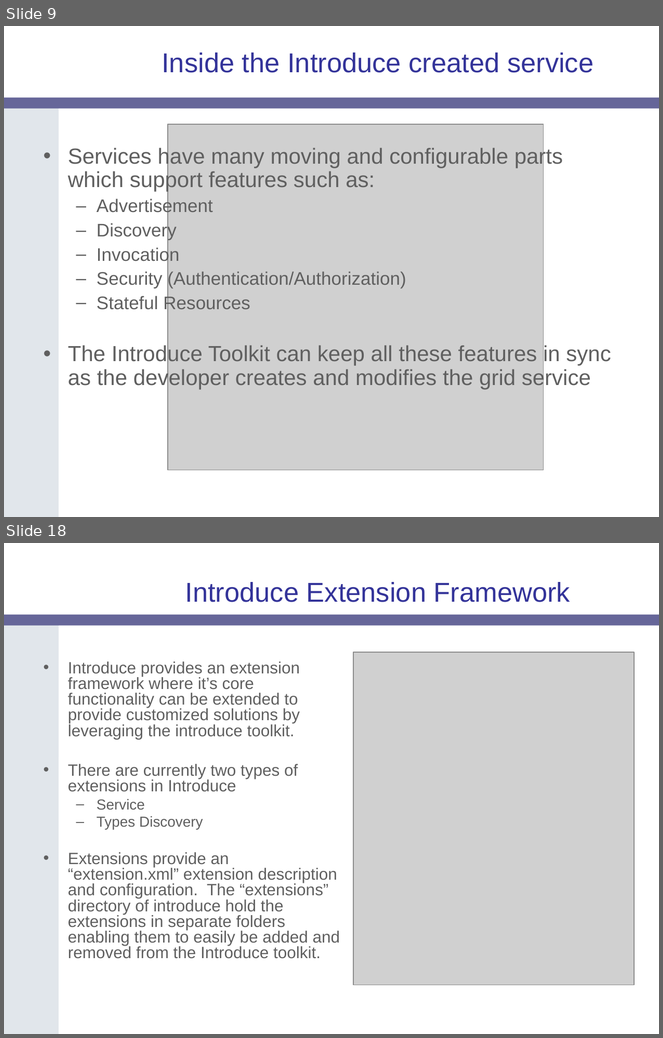
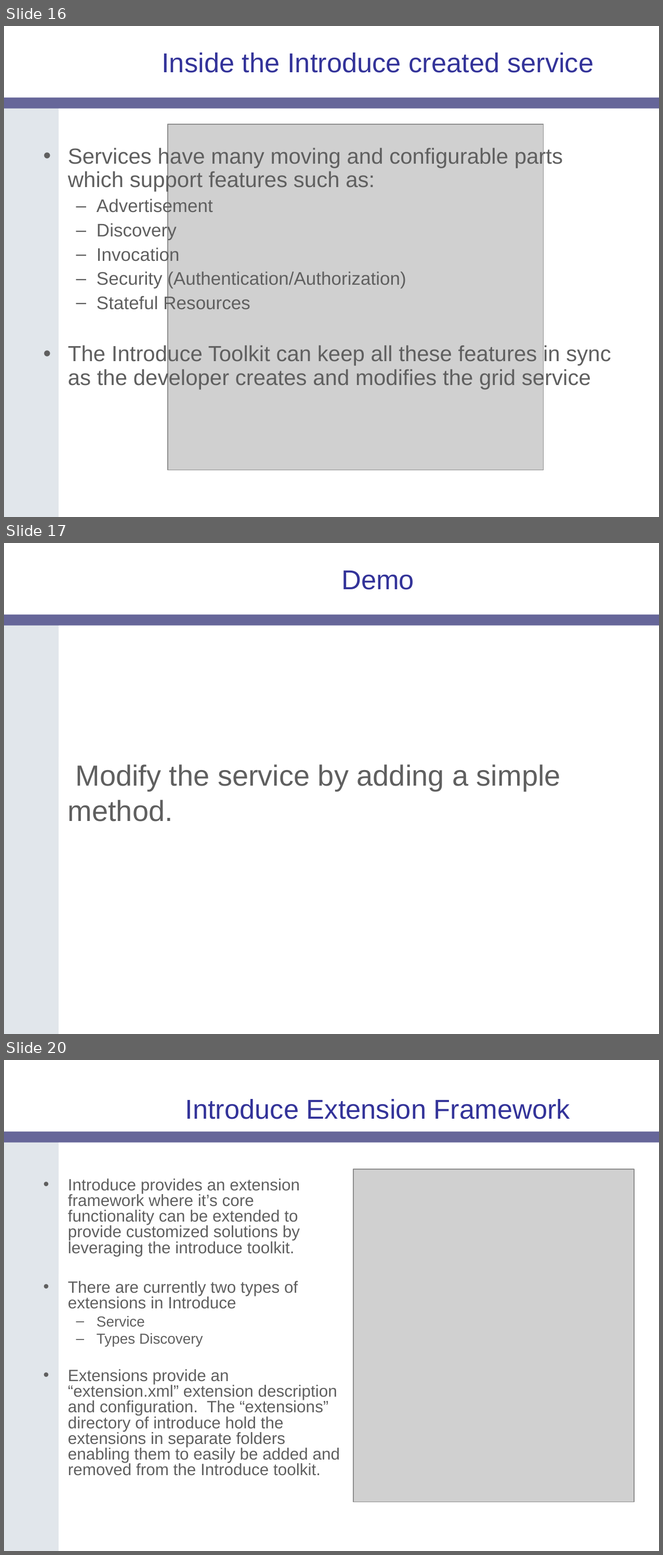
Before and after one commit to NCIP/cagrid-portal, a slide deck: cagrid-1-0/Documentation/presentations/introduce/Introduce-OGF19.ppt. Shown one above the other, each under a label of ours: slides 9 and 18 before the commit, slides 16, 17 and 20 after it; the slides between them are not shown. The pictures are 663x1038 and 663x1555 pixels, drawn with LibreOffice and Linux fonts; fonts in the diff are those of the drawing; grey boxes stand for pictures; background and template pictures are left out. Boxes give left, top, right and bottom in pixels: in the first picture for what was removed or moved away, otherwise in the second. Text is boxed around its words. In the diff, an @@ line names an element or a change of style, - is before the commit and + after.

```diff
--- a/cagrid-1-0/Documentation/presentations/introduce/Introduce-OGF19.ppt
+++ b/cagrid-1-0/Documentation/presentations/introduce/Introduce-OGF19.ppt
@@ slide 17 added at box(4, 543, 659, 1034), background #FFFFFF; not listed: 2 template elements that a slide beside it also shows @@
@@ title added at box(341, 571, 414, 590), 30 pt, text #333399 @@
+Demo
@@ text added at box(68, 765, 561, 822), 32 pt, text #5F5F5F @@
+Modify the service by adding a simple method.
@@ what was slide 9 is now slide 16 @@
@@ what was slide 18 is now slide 20 @@
```
Also in this commit, not shown: 5 slides changed, 2 other slides added, 1 slide removed.
